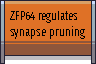
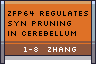
Revision of a layered 96x64 image; what changed, layer by layer:
added layer "1-8 Zhang" above "ZFP64 regulates ..." over [24, 47, 76, 52]
painted on "ZFP64 regulates ..." over [8, 11, 88, 39]
